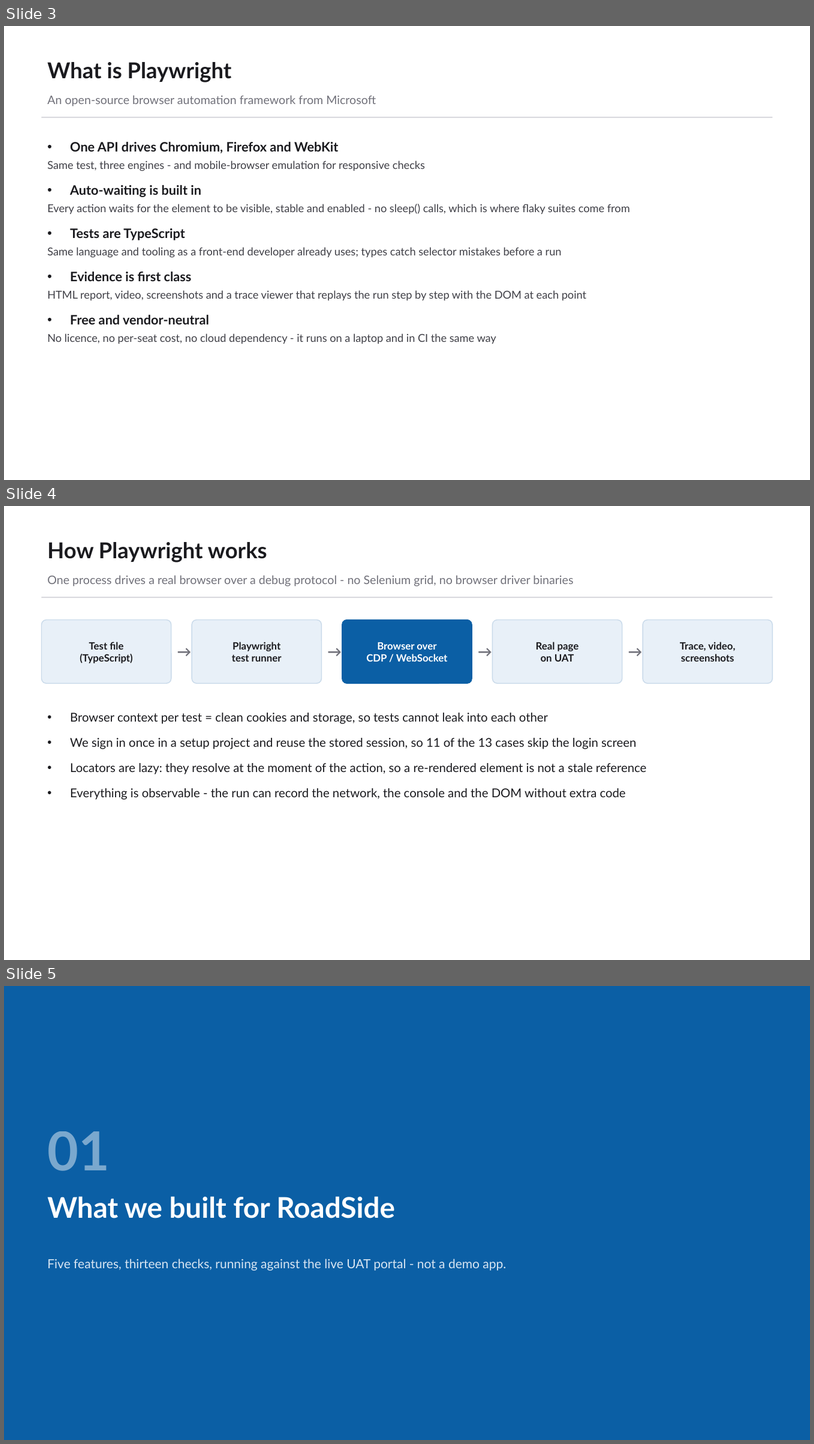
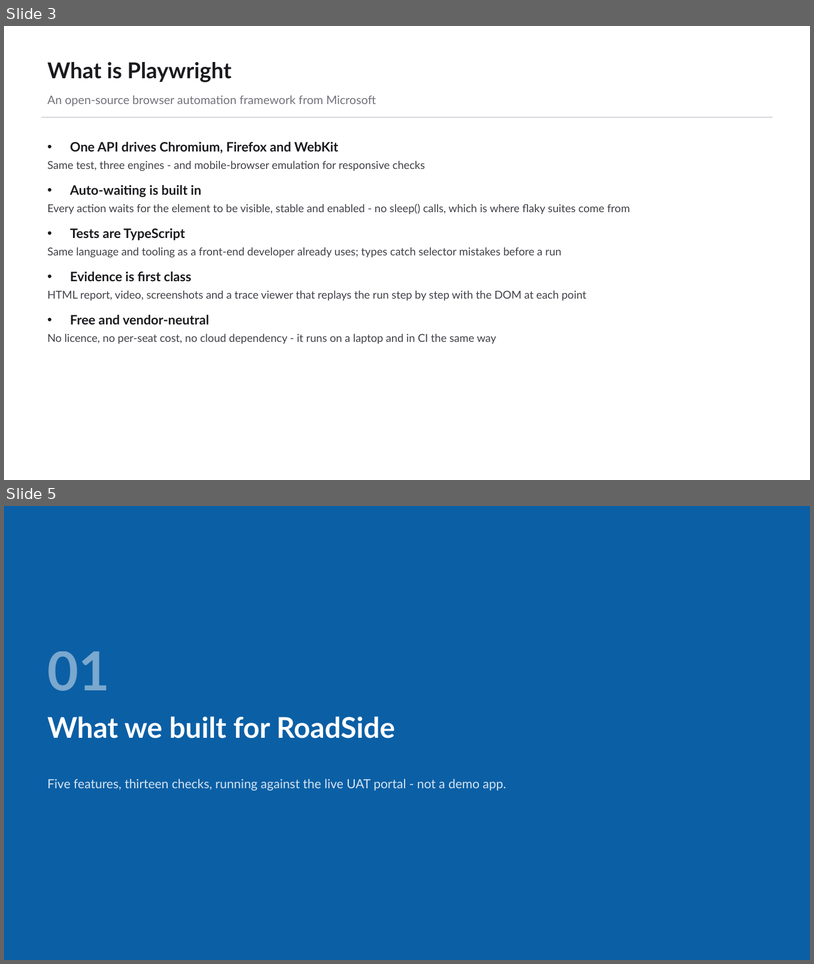
Before and after one commit to bulubuloa/AS.APAC.AI.Workshop, a slide deck: presentations/Web_Test_Automation_Playwright.pptx. Shown one above the other, each under a label of ours: slides 3, 4 and 5 before the commit, slides 3 and 5 after it; the slides between them are not shown. The pictures are 814x1444 and 814x964 pixels, drawn with LibreOffice and Linux fonts; fonts in the diff are those of the drawing. Boxes give left, top, right and bottom in pixels: in the first picture for what was removed or moved away, otherwise in the second. Text is boxed around its words. In the diff, an @@ line names an element or a change of style, - is before the commit and + after.

Commit message:
Playwright deck: rewrite How it works as a diagram with a worked login example

```diff
--- a/presentations/Web_Test_Automation_Playwright.pptx
+++ b/presentations/Web_Test_Automation_Playwright.pptx
@@ slide 4 removed at bbox=[4, 506, 810, 960], background #FFFFFF @@
@@ text removed at bbox=[47, 542, 267, 562] @@
-How Playwright works
@@ text removed at bbox=[47, 575, 573, 586] @@
-One process drives a real browser over a debug protocol - no Selenium grid, no browser driver binaries
@@ rectangle removed at bbox=[42, 597, 773, 598] @@
@@ rounded rectangle removed at bbox=[42, 620, 171, 683] @@
@@ text removed at bbox=[171, 620, 192, 683] @@
-→
@@ rounded rectangle removed at bbox=[192, 620, 322, 683] @@
@@ text removed at bbox=[321, 620, 342, 683] @@
-→
@@ rounded rectangle removed at bbox=[342, 620, 472, 683] @@
@@ text removed at bbox=[472, 620, 493, 683] @@
-→
@@ rounded rectangle removed at bbox=[493, 620, 623, 683] @@
@@ text removed at bbox=[623, 620, 644, 683] @@
-→
@@ rounded rectangle removed at bbox=[644, 620, 773, 683] @@
@@ text removed at bbox=[80, 642, 132, 663] @@
-Test file
-(TypeScript)
@@ text removed at bbox=[232, 642, 282, 661] @@
-Playwright
-test runner
@@ text removed at bbox=[366, 642, 447, 661] @@
-Browser over
-CDP / WebSocket
@@ text removed at bbox=[536, 642, 579, 661] @@
-Real page
-on UAT
@@ text removed at bbox=[680, 642, 735, 661] @@
-Trace, video,
-screenshots
@@ text removed at bbox=[70, 712, 647, 799] @@
-• Browser context per test = clean cookies and storage, so tests cannot leak into each other
-• We sign in once in a setup project and reuse the stored session, so 11 of the 13 cases skip the login screen
-• Locators are lazy: they resolve at the moment of the action, so a re-rendered element is not a stale reference
-• Everything is observable - the run can record the network, the console and the DOM without extra code
```
Also in this commit, not shown: 1 slide added, 3 other files.
